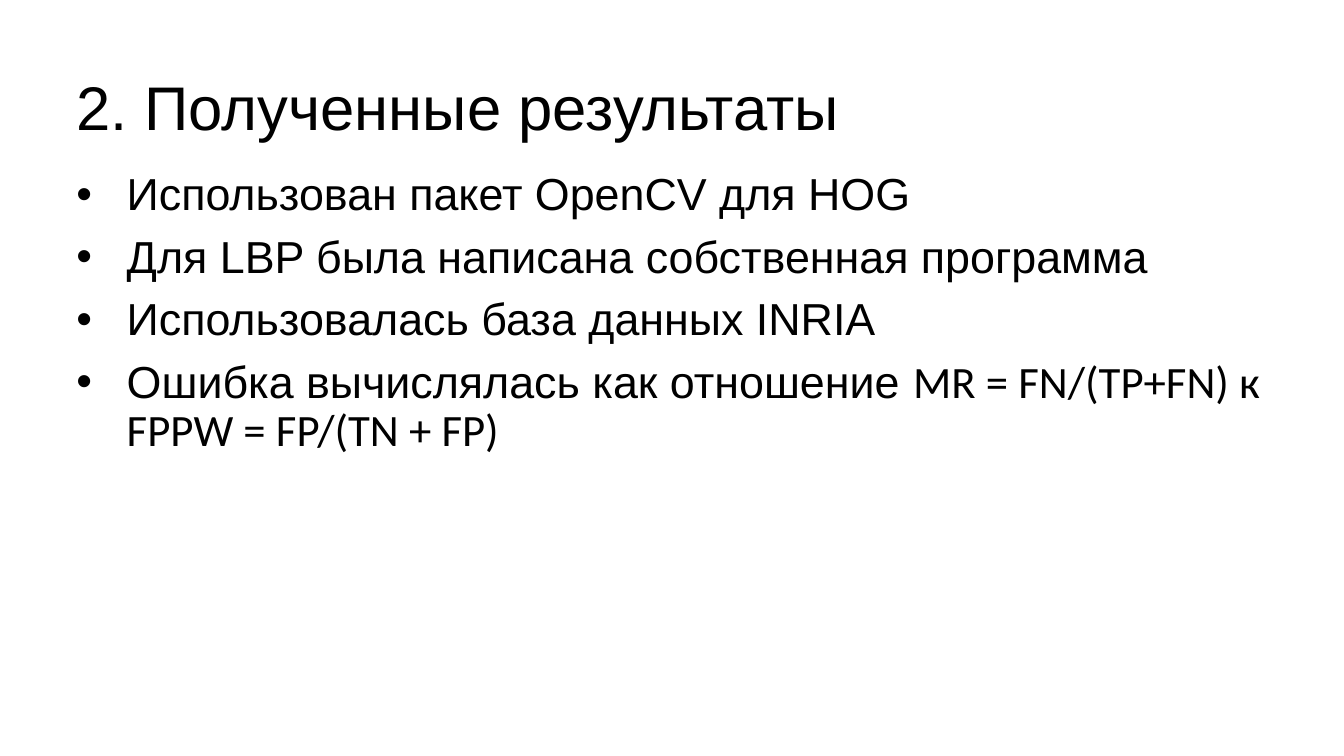
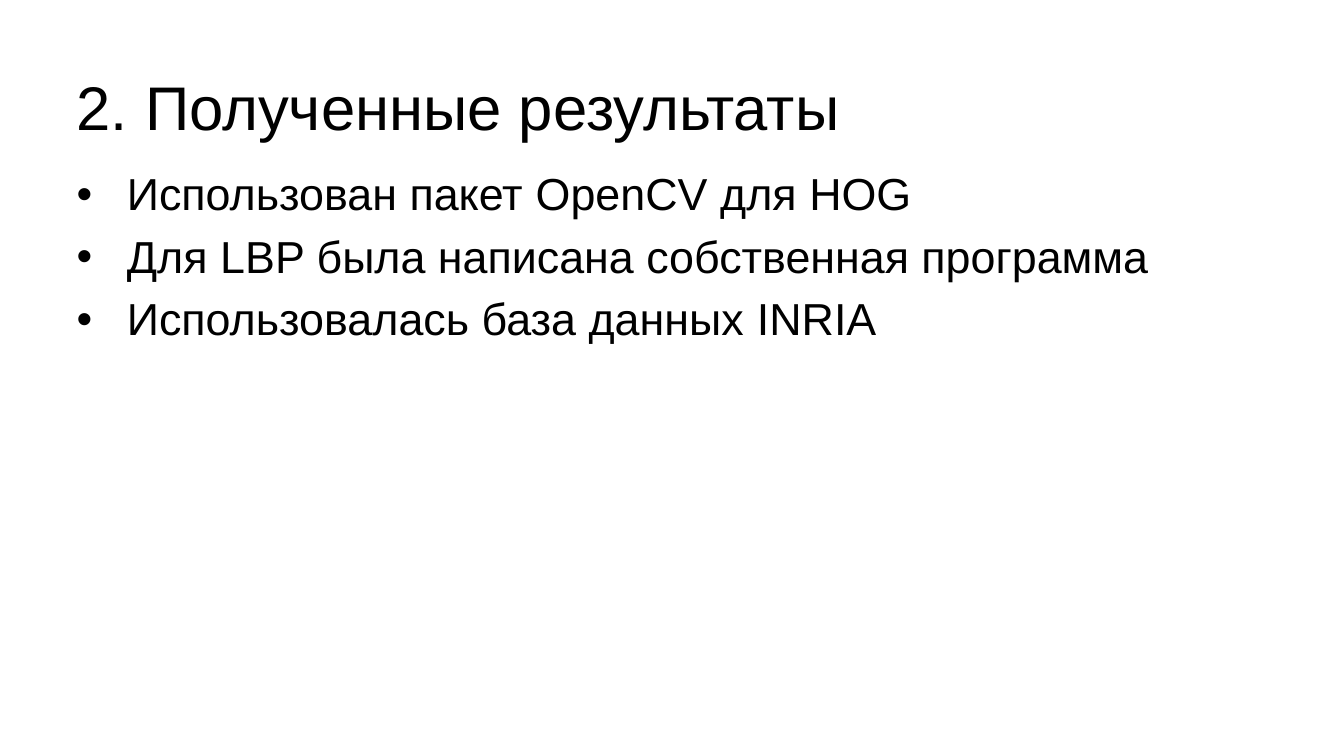
Before and after one commit to Intelligent-Systems-Phystech/2018-Project-25, a slide deck: slide 7 of Proshutinskii2018/Project30 simple.pptx (slide 6 before the commit). Drawn at 1344x756 pixels with LibreOffice and Linux fonts; fonts in the diff are those of the drawing. Boxes give left, top, right and bottom in pixels: in the first picture for what was removed or moved away, otherwise in the second. Text is boxed around its words. In the diff, an @@ line names an element or a change of style, - is before the commit and + after.

```diff
--- a/Proshutinskii2018/Project30 simple.pptx
+++ b/Proshutinskii2018/Project30 simple.pptx
@@ subtitle at <box>127,365,1260,452</box>: paragraph removed @@
-• Ошибка вычислялась как отношение MR = FN/(TP+FN) к FPPW = FP/(TN + FP)
```
Also in this commit, not shown: 4 other slides changed, 1 slide added, 1 other file.
